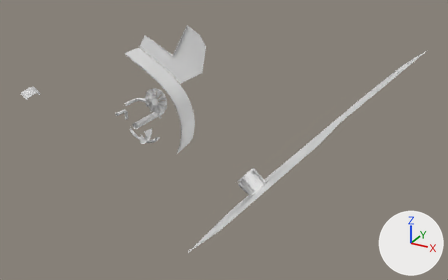
Before and after pictures for a commit that changed the OBJ model DarkChaos-Dev/gameitems/Primitive.LM_L_LSwC3_Parts.obj.
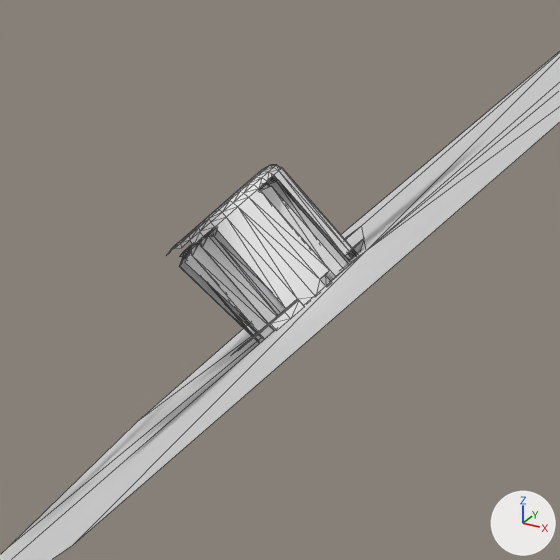
Each version appears first whole from a camera (50 mm lens) standing at (632.0, -965.0, 279.0) and looking at (-26.0, 232.0, -319.0), and next in a close-up on the part from 47% to 67% of the width and 50% to 83% of the height. Arrows for +X, +Y and +Z are at lower right; the lights stay in place. The close-ups show mesh edges as thin lines. Where no turn or scale is listed for an object, it has been applied to the vertices. Vertices at the same position are counted once.

The first close-up shows 'LM_L_LSwC3_Parts'.
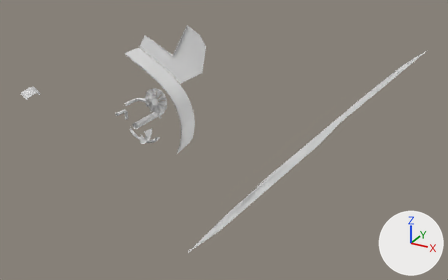
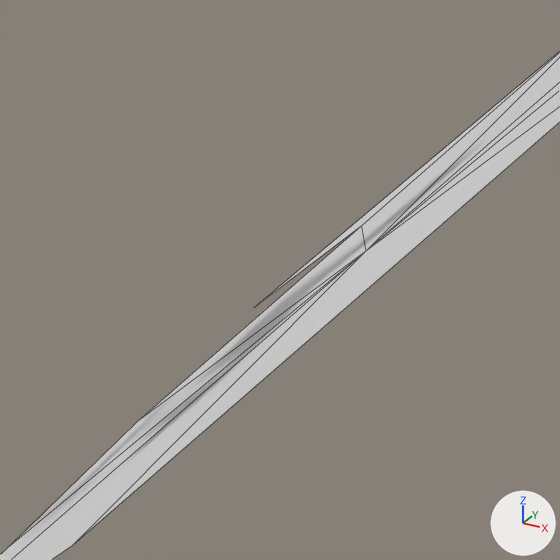
What the commit changed:
me_lm_l_lswc3_parts has 2088 vertices, 3033 faces and spans x -634.0..424.0, y -30.0..435.0, z -566.0..-14.0.
me_lm_l_lswc3_parts is used by ob_lm_l_lswc3_parts; location (0.0, 0.0, 0.0).
me_lm_l_lswc3_parts part 1: the loose piece of 220 vertices spanning x 26.0..92.0, y 188.0..239.0, z -440.0..-376.0 is deleted.
me_lm_l_lswc3_parts part 2: the loose piece of 145 vertices spanning x 21.0..98.0, y 177.0..244.0, z -434.0..-371.0 is deleted.

Changed parts and their boxes (x1, y1, x2, y2) in the close-ups (560 x 560 px):
part 1 of me_lm_l_lswc3_parts, deleted
    before: (179, 177, 349, 340)
part 2 of me_lm_l_lswc3_parts, deleted
    before: (166, 165, 364, 353)
